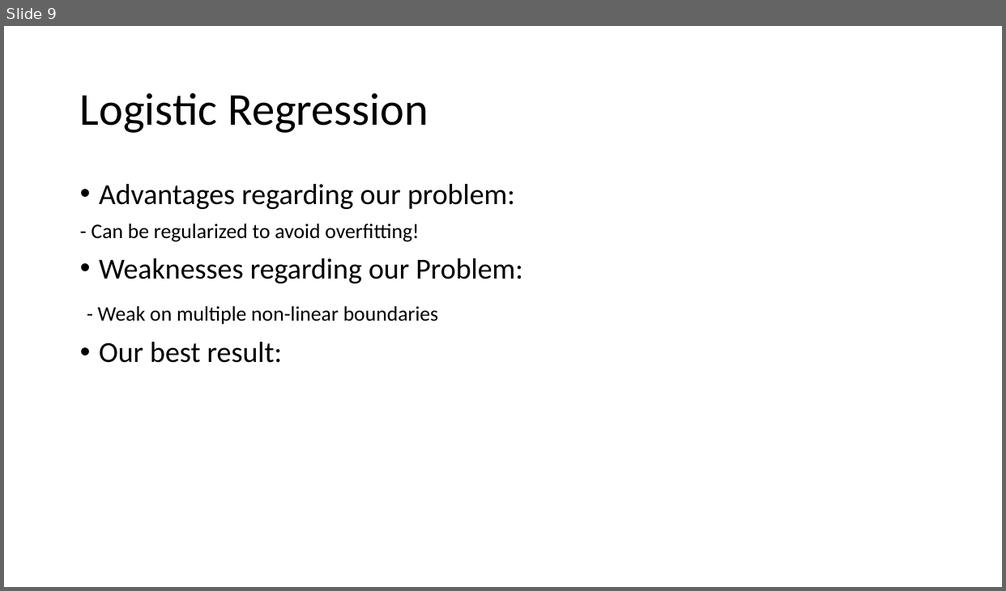
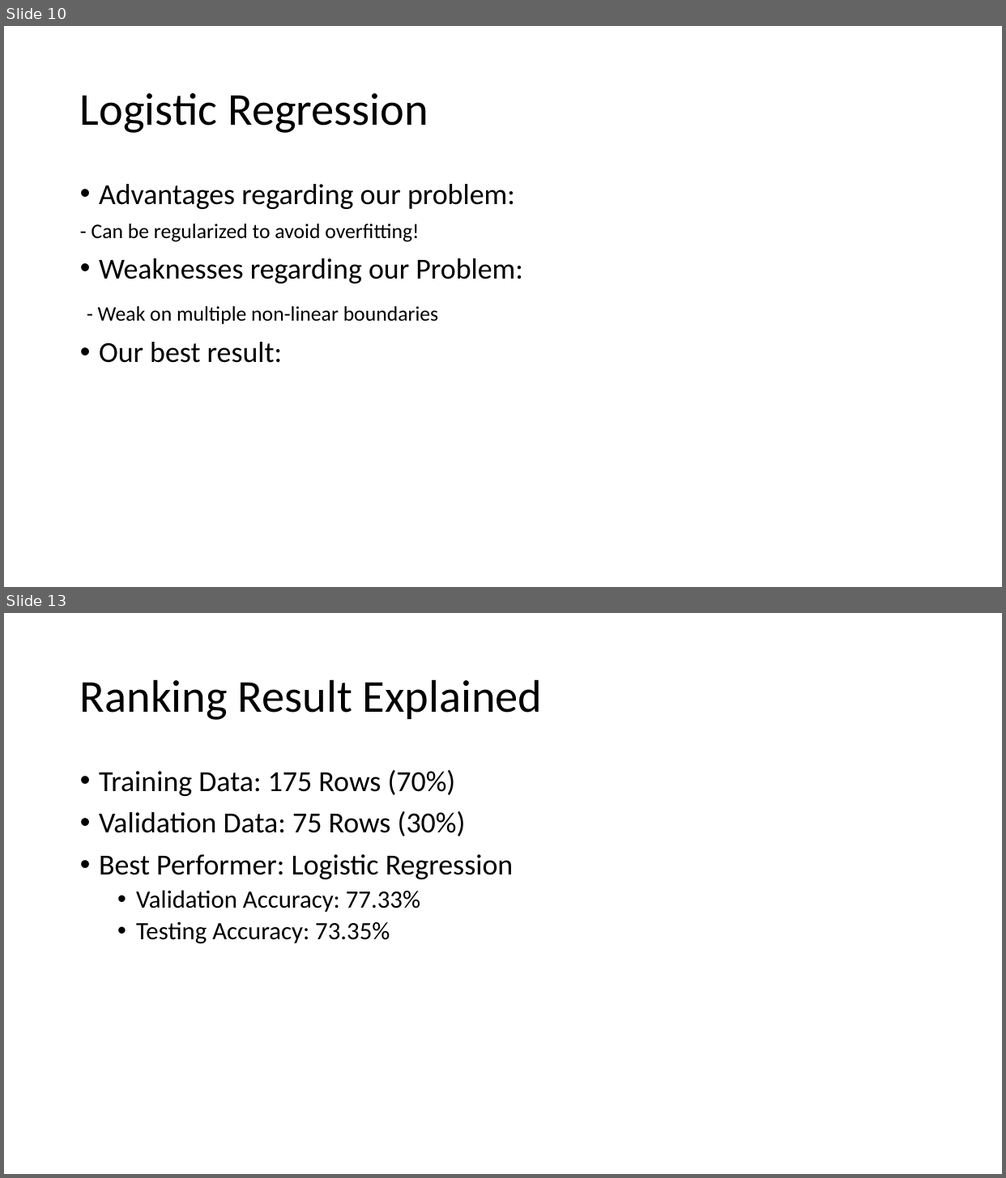
Before and after one commit to suong4554/Machine-Learning-Poly-U, a slide deck: Presentation.pptx. Shown one above the other, each under a label of ours: slide 9 before the commit, slides 10 and 13 after it; the slides between them are not shown. The pictures are 1006x591 and 1006x1178 pixels, drawn with LibreOffice and Linux fonts; fonts in the diff are those of the drawing. Boxes give left, top, right and bottom in pixels: in the first picture for what was removed or moved away, otherwise in the second. Text is boxed around its words. In the diff, an @@ line names an element or a change of style, - is before the commit and + after.

```diff
--- a/Presentation.pptx
+++ b/Presentation.pptx
@@ slide 13 added at (x1=4, y1=613, x2=1002, y2=1174), background #FFFFFF @@
@@ title added at (x1=80, y1=679, x2=543, y2=720), 44 pt, text #000000 @@
+Ranking Result Explained
@@ text added at (x1=99, y1=770, x2=513, y2=944), 28 pt, text #000000 @@
+• Training Data: 175 Rows (70%)
+• Validation Data: 75 Rows (30%)
+• Best Performer: Logistic Regression
+  • Validation Accuracy: 77.33%
+  • Testing Accuracy: 73.35%
@@ what was slide 9 is now slide 10 @@
```
Also in this commit, not shown: 4 slides changed, 2 other slides added, 8 other files.
